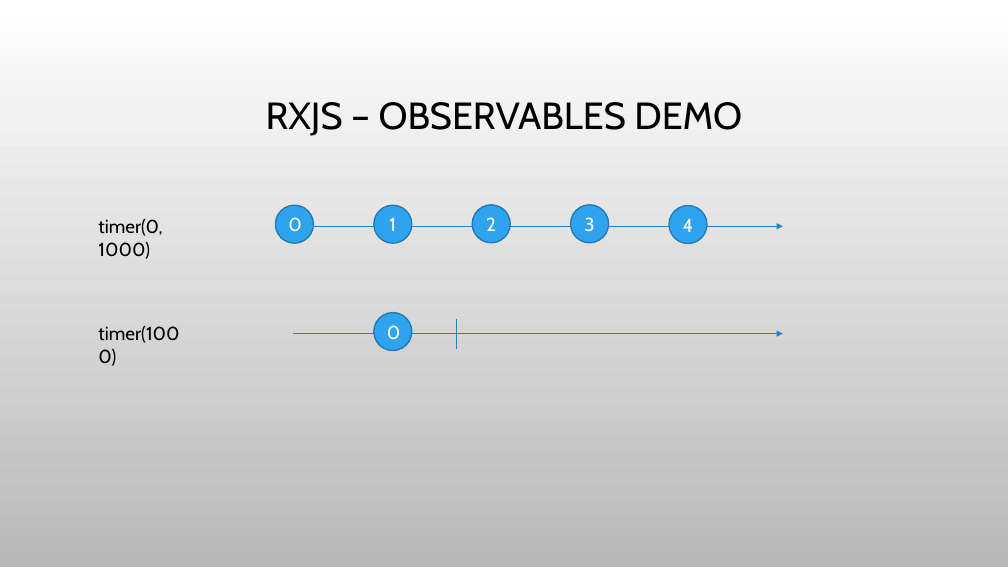
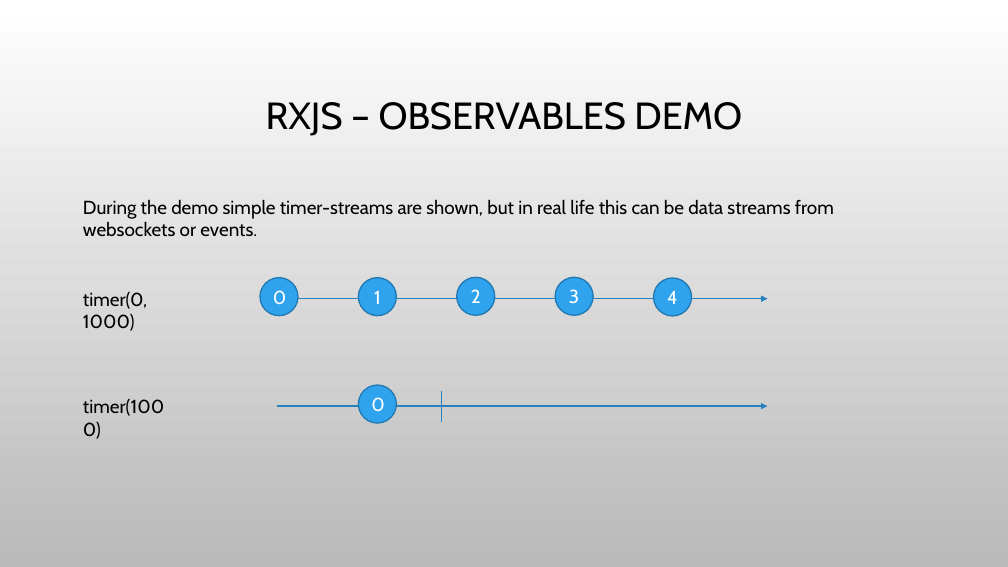
Before and after one commit to bertleemput/reactive-demo, a slide deck: slide 8 of Reactive Programming.pptx. Drawn at 1008x567 pixels with LibreOffice and Linux fonts; fonts in the diff are those of the drawing; background and template pictures are left out. Boxes give left, top, right and bottom in pixels: in the first picture for what was removed or moved away, otherwise in the second. Text is boxed around its words. In the diff, an @@ line names an element or a change of style, - is before the commit and + after.

```diff
--- a/Reactive Programming.pptx
+++ b/Reactive Programming.pptx
@@ text added at bbox=[83, 200, 834, 236], 18 pt, text #000000 @@
+During the demo simple timer-streams are shown, but in real life this can be data streams from websockets or events.
@@ ellipse "4": place and size @@
-ellipse "4" at bbox=[669, 206, 707, 243]
+ellipse "4" at bbox=[653, 278, 691, 316]
@@ 5 ellipses, 2 texts, 2 arrows: place and size @@
-5 ellipses, 2 texts, 2 arrows at bbox=[98, 205, 783, 366]
+5 ellipses, 2 texts, 2 arrows at bbox=[83, 278, 768, 439]
@@ line moved from (457, 319) - (457, 349) to (442, 391) - (442, 422) @@
```
Also in this commit, not shown: 1 other file.
